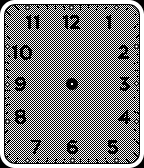
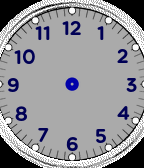
Two versions of the same layered image (144px x 168px). Layer-by-layer changes:
removed layer "corners" over [0, 0, 144, 168]
removed layer "border" over [0, 0, 144, 168]
removed layer "dots" over [5, 5, 139, 163]
removed layer "ticks" (was multiply) over [0, 0, 144, 168]
removed layer "numerals" (was multiply) over [0, 0, 144, 168]
removed layer "background dithered" over [0, 0, 144, 168]
added layer "dithered ring" above "d_face_ring.png" over [0, 0, 144, 168]
added layer "d_face_fg.png" above "d_face_ticks.png" over [0, 4, 144, 164]
added layer "d_face_ticks.png" (multiply) above "d_face_labels.png copy" over [0, 2, 144, 167]
added layer "d_face_labels.png" above "Layer #1" over [7, 21, 137, 151]
added layer "Layer #1" above "Layer #2" over [0, 0, 144, 168]
added layer "Layer" over [0, 0, 144, 168]
